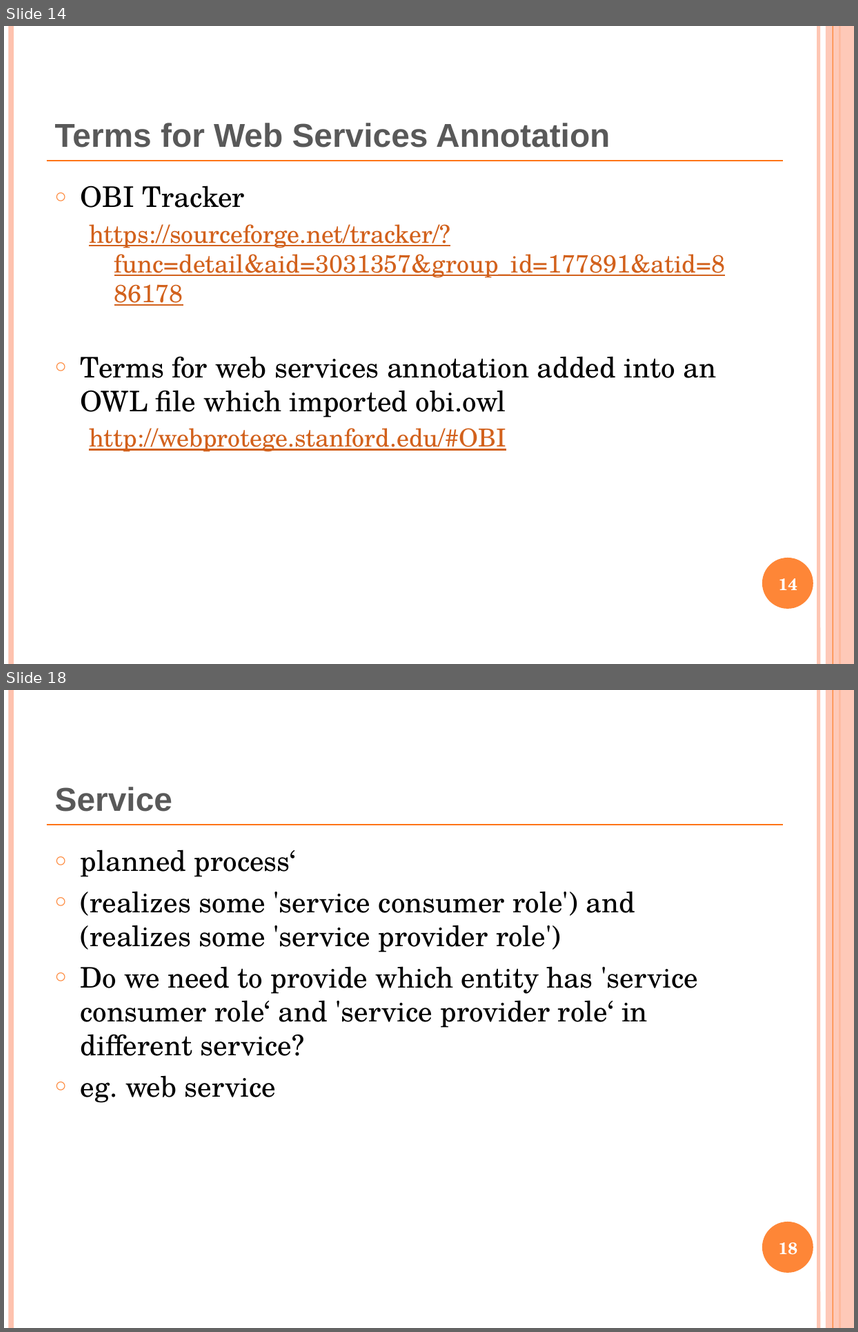
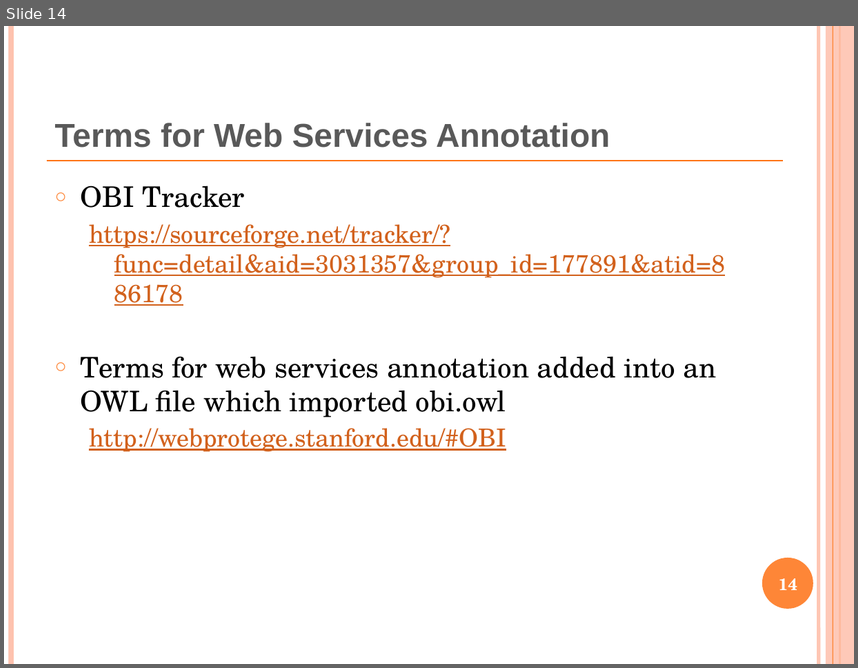
Before and after one commit to obi-ontology/obi-legacy-svn, a slide deck: trunk/docs/presentations/OBI workshop Oct 2011 Philly/WebService.pptx. Shown one above the other, each under a label of ours: slides 14 and 18 before the commit, slide 14 after it; the slides between them are not shown. The pictures are 858x1332 and 858x668 pixels, drawn with LibreOffice and Linux fonts; fonts in the diff are those of the drawing. Boxes give left, top, right and bottom in pixels: in the first picture for what was removed or moved away, otherwise in the second. Text is boxed around its words. In the diff, an @@ line names an element or a change of style, - is before the commit and + after.

```diff
--- a/trunk/docs/presentations/OBI workshop Oct 2011 Philly/WebService.pptx
+++ b/trunk/docs/presentations/OBI workshop Oct 2011 Philly/WebService.pptx
@@ slide 18 removed at (4,690,854,1328), background #FFFFFF; not listed: 7 template elements that a slide beside it also shows @@
@@ title removed at (55,787,172,811) @@
-Service
@@ text removed at (81,849,698,1103) @@
-○ planned process‘
-○ (realizes some 'service consumer role') and (realizes some 'service provider role')
-○ Do we need to provide which entity has 'service consumer role‘ and 'service provider role‘ in different service?
-○ eg. web service
@@ page number removed at (779,1242,798,1254) @@
-18
```
Also in this commit, not shown: 4 slides changed, 1 slide added, 6 other slides removed, 2 other files.
